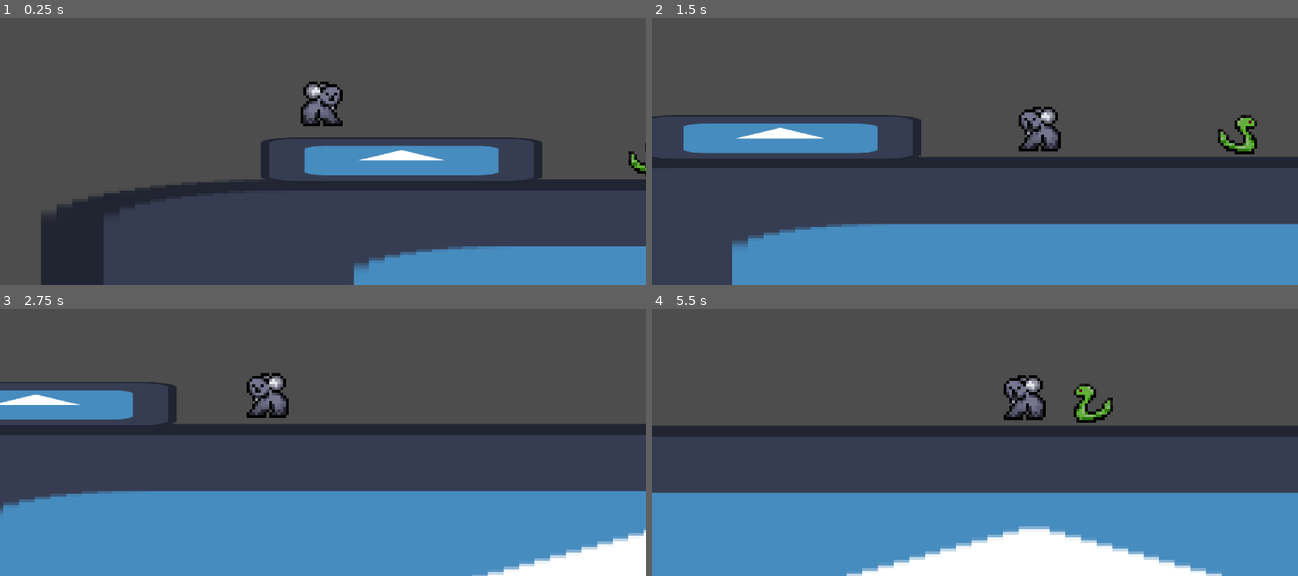
Above: before the commit, frames 1-4 (two rows, left to right).
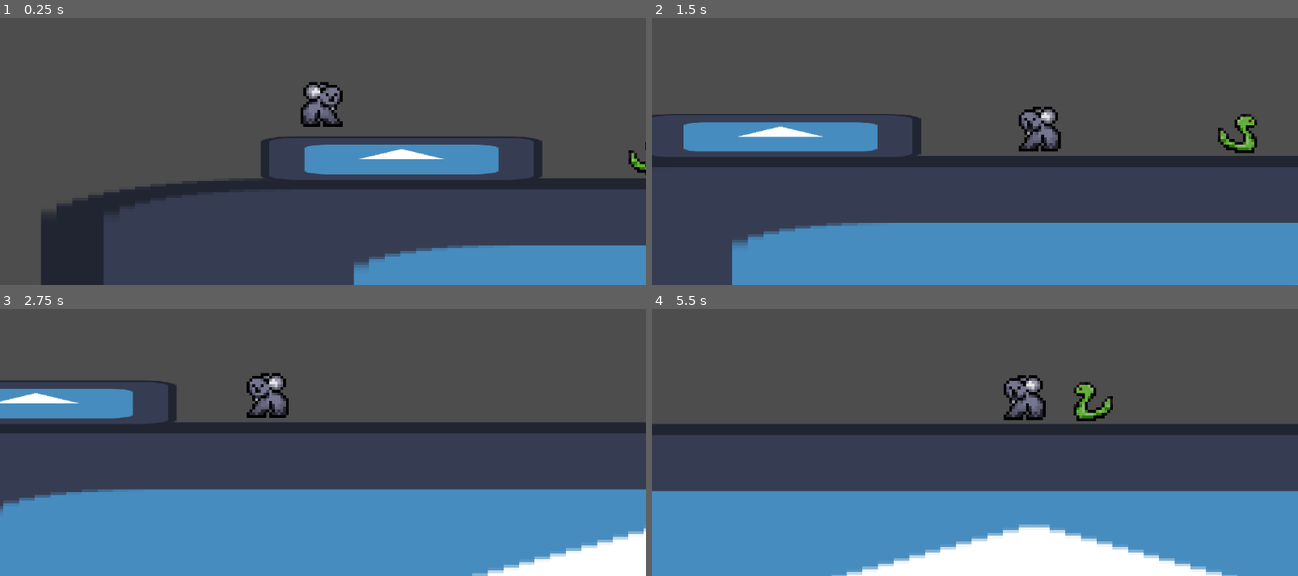
Above: after the commit, the same moments.

Repository: JeremyLikesCats/SuperKoalaRun
Game: Godot game, scene res://Scenes & Scripts/Levels/level_test.tscn
Two runs of this game, one before a commit and one after it. Both use one fixed random seed, a clock stepped at 60 frames per second and the inputs below. The engine's default icon, where the game draws it, is replaced by a stand-in: a white triangle on a blue panel in a dark square.
Inputs:
- Up to frame 1 (0.25 s): no input
- Up to frame 2 (1.5 s): hold D (Right) from 0.53 s (still down); tap Space (Jump) at 0.77 s
- Up to frame 3 (2.75 s): tap Space (Jump) at 1.52 s; release D (Right) at 2.03 s; hold A (Left) from 2.03 s (still down)
- Up to frame 4 (5.5 s): release A (Left) at 2.78 s; hold D (Right) 2.78-4.28 s; tap Space (Jump) at 3.02, 3.77, 4.52 s; hold A (Left) 4.28-5.03 s; hold D (Right) from 5.03 s (still down)

The runs differ from the first frame. In frame 1, 1.6% of the frame differs, in the area x 13-100%, y 23-93%; in frame 2, 2.3%; in frame 3, 2.7%; in frame 4, 2.9%, in the area x 0-100%, y 27-100%.

Commit message:
lavablob

Diff:
--- /dev/null
+++ b/Scenes & Scripts/Characters/lava_blob.tscn
@@ -0,0 +1,57 @@
+[gd_scene load_steps=9 format=3 uid="uid://batssswxc7724"]
+
+[ext_resource type="PackedScene" uid="uid://cigk5wr4e4tsb" path="res://Scenes & Scripts/Characters/killzone.tscn" id="1_v64k4"]
+[ext_resource type="Texture2D" uid="uid://d4hjawlslqdee" path="res://Assets/LavaBlob.png" id="2_ku4ks"]
+
+[sub_resource type="RectangleShape2D" id="RectangleShape2D_nj75n"]
+size = Vector2(16, 8)
+
+[sub_resource type="AtlasTexture" id="AtlasTexture_fvhju"]
+atlas = ExtResource("2_ku4ks")
+region = Rect2(0, 0, 16, 16)
+
+[sub_resource type="AtlasTexture" id="AtlasTexture_cxjer"]
+atlas = ExtResource("2_ku4ks")
+region = Rect2(16, 0, 16, 16)
+
+[sub_resource type="AtlasTexture" id="AtlasTexture_4l0xx"]
+atlas = ExtResource("2_ku4ks")
+region = Rect2(32, 0, 16, 16)
+
+[sub_resource type="AtlasTexture" id="AtlasTexture_8wvc6"]
+atlas = ExtResource("2_ku4ks")
+region = Rect2(48, 0, 16, 16)
+
+[sub_resource type="SpriteFrames" id="SpriteFrames_0tyfn"]
+animations = [{
+"frames": [{
+"duration": 1.0,
+"texture": SubResource("AtlasTexture_fvhju")
+}, {
+"duration": 1.0,
+"texture": SubResource("AtlasTexture_cxjer")
+}, {
+"duration": 1.0,
+"texture": SubResource("AtlasTexture_4l0xx")
+}, {
+"duration": 1.0,
+"texture": SubResource("AtlasTexture_8wvc6")
+}],
+"loop": true,
+"name": &"lava chicken",
+"speed": 3.0
+}]
+
+[node name="lava_blob" type="Node2D"]
+
+[node name="Killzone" parent="." instance=ExtResource("1_v64k4")]
+
+[node name="CollisionShape2D" type="CollisionShape2D" parent="Killzone"]
+position = Vector2(0, 4)
+shape = SubResource("RectangleShape2D_nj75n")
+
+[node name="AnimatedSprite2D" type="AnimatedSprite2D" parent="."]
+sprite_frames = SubResource("SpriteFrames_0tyfn")
+animation = &"lava chicken"
+autoplay = "lava chicken"
+frame_progress = 0.889461
--- a/Scenes & Scripts/Characters/player.tscn
+++ b/Scenes & Scripts/Characters/player.tscn
@@ -3,8 +3,8 @@
 [ext_resource type="Script" uid="uid://bxmd12kt3e84p" path="res://Scenes & Scripts/Characters/player.gd" id="1_eiqjv"]
 [ext_resource type="Texture2D" uid="uid://ct2lr27n1mj8p" path="res://Assets/Koala_Idle-Sheet.png" id="2_eiqjv"]
 
-[sub_resource type="CircleShape2D" id="CircleShape2D_eiqjv"]
-radius = 8.0
+[sub_resource type="RectangleShape2D" id="RectangleShape2D_eiqjv"]
+size = Vector2(15, 15.5)
 
 [sub_resource type="AtlasTexture" id="AtlasTexture_r00r3"]
 atlas = ExtResource("2_eiqjv")
@@ -40,7 +40,8 @@
 script = ExtResource("1_eiqjv")
 
 [node name="CollisionShape2D" type="CollisionShape2D" parent="."]
-shape = SubResource("CircleShape2D_eiqjv")
+position = Vector2(-0.5, -0.25)
+shape = SubResource("RectangleShape2D_eiqjv")
 
 [node name="Camera2D" type="Camera2D" parent="."]
 zoom = Vector2(5, 5)
--- a/Scenes & Scripts/Levels/level_1.tscn
+++ b/Scenes & Scripts/Levels/level_1.tscn
@@ -1,10 +1,11 @@
-[gd_scene load_steps=9 format=3 uid="uid://wnhyue7ka2ja"]
+[gd_scene load_steps=10 format=3 uid="uid://wnhyue7ka2ja"]
 
-[ext_resource type="Script" uid="uid://d2v6inm4kgb3a" path="res://Scenes & Scripts/Characters/snake.gd" id="1_fqbi2"]
 [ext_resource type="Texture2D" uid="uid://80dn2pexkiwe" path="res://Assets/GrasslandTileMap.png" id="1_s6k22"]
 [ext_resource type="PackedScene" uid="uid://b8qirrg0fdf2f" path="res://Scenes & Scripts/Characters/player.tscn" id="2_yahll"]
 [ext_resource type="PackedScene" uid="uid://cigk5wr4e4tsb" path="res://Scenes & Scripts/Characters/killzone.tscn" id="4_576p1"]
+[ext_resource type="PackedScene" uid="uid://c1k44u1c0dinu" path="res://Scenes & Scripts/Characters/snake.tscn" id="5_7xudw"]
 [ext_resource type="PackedScene" uid="uid://b50i28q4ktvwj" path="res://Scenes & Scripts/Characters/golden_leaf.tscn" id="6_4ago1"]
+[ext_resource type="PackedScene" uid="uid://batssswxc7724" path="res://Scenes & Scripts/Characters/lava_blob.tscn" id="6_fqbi2"]
 
 [sub_resource type="TileSetAtlasSource" id="TileSetAtlasSource_jlc67"]
 texture = ExtResource("1_s6k22")
@@ -41,7 +42,6 @@
 distance = -87.0
 
 [node name="level_1" type="Node2D"]
-script = ExtResource("1_fqbi2")
 
 [node name="TileMap" type="TileMap" parent="."]
 tile_set = SubResource("TileSet_7xudw")
@@ -58,3 +58,9 @@
 
 [node name="Golden Leaf" parent="." instance=ExtResource("6_4ago1")]
 position = Vector2(507, -42)
+
+[node name="Snake" parent="." instance=ExtResource("5_7xudw")]
+position = Vector2(315, -57)
+
+[node name="lava_blob" parent="." instance=ExtResource("6_fqbi2")]
+position = Vector2(457, -40)
Binary file added: Assets/LavaBlob.png
Not shown, added: Assets/LavaBlob.png.import
